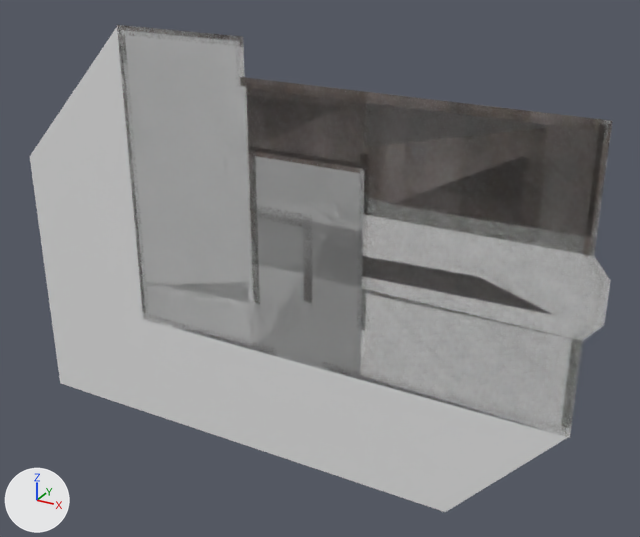
Before and after pictures for a commit that changed the FBX model Assets/Meshes/house0.FBX.
Before and after are seen from a 50 mm lens placed at (19.6, -37.8, 17.3), pointed at (-1.9, 1.2, -2.2). Every picture has the same lights, and +X, +Y and +Z are marked at lower left. Where no turn or scale is listed for an object, it has been applied to the vertices. Vertices at the same position are counted once.

Before the edit, the objects in view are built like this:
```python
me_mesh = bpy.data.meshes.new('Mesh')
me_mesh.from_pydata(...)  # 53 vertices, 36 faces; spans x -13.7..13.5, y 0.0, z -7.7..10.1
me_mesh.materials.append(mat_material__2)  # picture img_preview_jpg
me_mesh_002 = bpy.data.meshes.new('Mesh.002')
me_mesh_002.from_pydata(...)  # 15 vertices, 14 faces; spans x -13.5..-5.3, y 0.0, z -7.5..9.8
me_mesh_005 = bpy.data.meshes.new('Mesh.005')
me_mesh_005.from_pydata(...)  # 15 vertices, 12 faces; spans x -5.6..13.3, y 0.0, z -7.5..7.8
me_mesh_005.materials.append(mat_material__2)  # picture img_preview_jpg
ob_house0_kitchen_floor = bpy.data.objects.new('house0_kitchen_floor', me_mesh_002)
ob_house0_kitchen_floor.location = (0.0, 0.0, 0.0)
ob_house0_lounge_ambient = bpy.data.objects.new('house0_lounge_ambient', me_mesh_005)
ob_house0_lounge_ambient.location = (0.0, 0.0, 0.0)
ob_house0_walls = bpy.data.objects.new('house0_walls', me_mesh)
ob_house0_walls.location = (0.0, 0.0, 0.0)
# also in view: 'house0_weather_mask' at (-0.1, 0.0, 1.2); 'house0_shadow' at (-4.5, 0.0, -2.3); 'house0_hall_ambient' at (-2.0, 0.0, -1.7); 'house0_kitchen_ambient' at (-9.4, 0.0, 1.2)
```
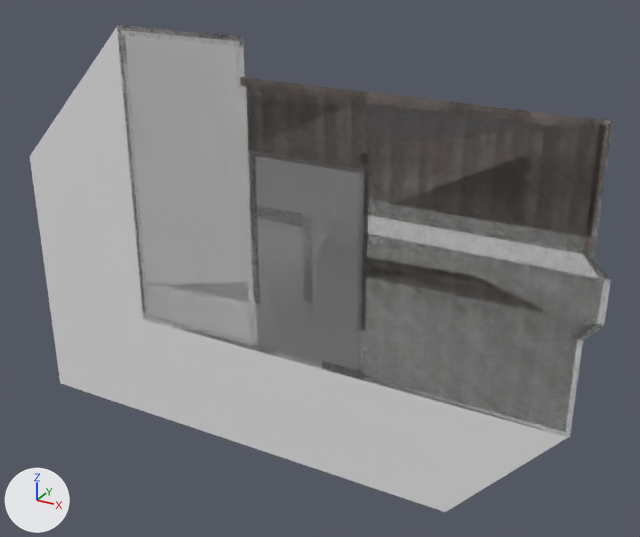
Boxes (x1, y1, x2, y2) around the edits, measured in the pictures (640 x 537 px):
'house0_walls', reshaped
    before: (117, 25, 612, 438)
    after: (117, 25, 612, 437)
part 1 of me_mesh, built on
    before: (322, 164, 570, 438)
    after: (322, 165, 571, 437)

Edits to the bpy script that builds the scene:
```text
Change me_mesh:
    used by ob_house0_walls; location = (0.0, 0.0, 0.0)
    remove me_mesh.from_pydata(...)  # 53 vertices, 36 faces; spans x -13.7..13.5, y 0.0, z -7.7..10.1
    add me_mesh.from_pydata(...)  # 65 vertices, 48 faces; spans x -13.7..13.5, y 0.0, z -7.7..10.1
    me_mesh part 1
    4 faces are deleted
    12 vertices are added at x 0.9..1.6, y 0.0, z -7.7..-4.2
    16 new faces join them
```
